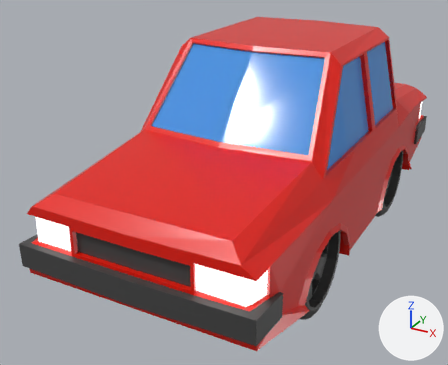
What one commit did to the Blender file blender/Cars/Experimental/SimpleCar.blend.
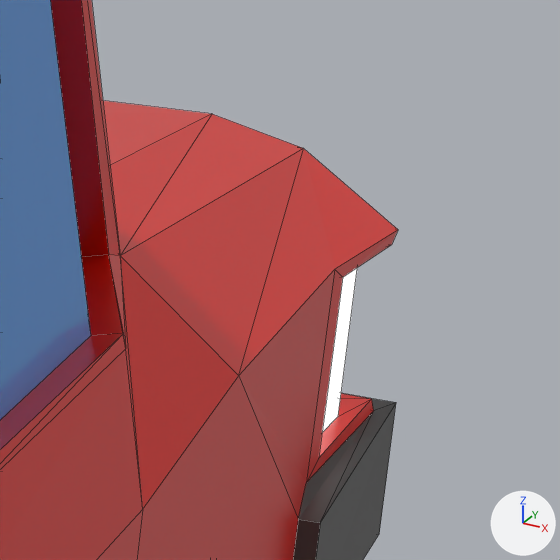
Each version appears first whole from a 50 mm lens placed at (2.53, -5.64, 3.39), pointed at (-0.36, -0.39, 0.77), and next in a close-up on the part from 85% to 99% of the width and 20% to 37% of the height. Lighting does not change. The marker at lower right points along +X, +Y and +Z. The close-ups show mesh edges as thin lines.

Script lines for the objects in view, before the commit:
```python
me_cube = bpy.data.meshes.new('Cube')
me_cube.from_pydata(...)  # 530 vertices, 528 faces; spans x -1.09..1.12, y -1.03..1.03, z -0.89..1.0
# faces by material slot: [462, 12, 42, 12]
me_cube.materials.append(mat_material)  # red #e71400
me_cube.materials.append(mat_material_003)  # blue #4a97e7
me_cube.materials.append(mat_material_004)  # black #444444
me_cube.materials.append(mat_material_005)  # white #e7e7e7
ob_carbody = bpy.data.objects.new('CarBody', me_cube)
ob_carbody.location = (0.0, 0.0, 1.25)
ob_carbody.scale = (1.0, 2.5, 1.0)
```
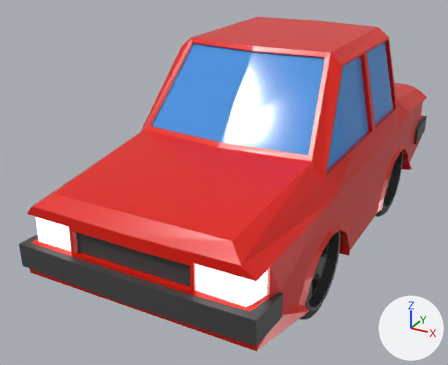
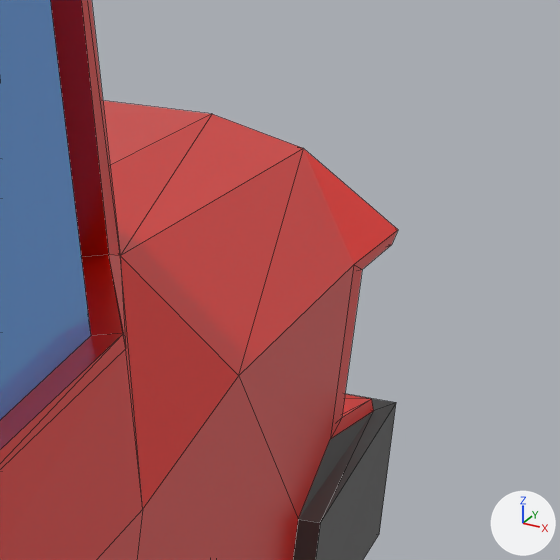
Location of each change, (x1, y1, x2, y2) in pixels of the close-ups (560 x 560 px; the box of a moved part takes in the faces that stretch with it):
part 1 of me_cube, moved or reshaped: (239, 148, 398, 523) in both

What the commit changed:
me_cube has 530 vertices, 528 faces and spans x -1.09..1.12, y -1.03..1.03, z -0.89..1.0.
me_cube is used by ob_carbody; location (0.0, 0.0, 1.25); scale (1.0, 2.5, 1.0).
Part 1, on me_cube:
Vertex 78 of me_cube moves from (1.04, 0.89, -0.08) at pixel (342, 277) to (1.04, 0.94, -0.1) at pixel (362, 269).
Vertex 79 of me_cube moves from (1.04, 0.89, -0.34) at pixel (318, 458) to (1.04, 0.94, -0.32) at pixel (341, 417).
Vertex 86 of me_cube moves from (1.04, 0.87, -0.06) at pixel (334, 269) to (1.04, 0.92, -0.08) at pixel (353, 264).
Vertex 87 of me_cube moves from (1.04, 0.87, -0.37) at pixel (306, 482) to (1.04, 0.92, -0.34) at pixel (330, 439).
